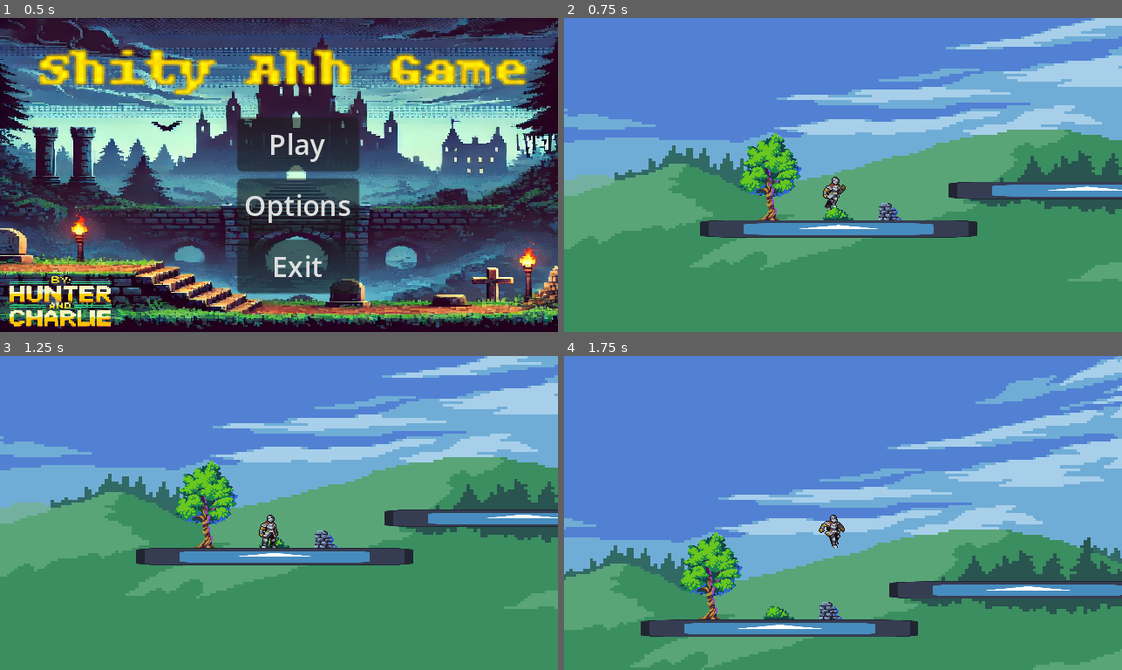
Above: before the commit, frames 1-4 (two rows, left to right).
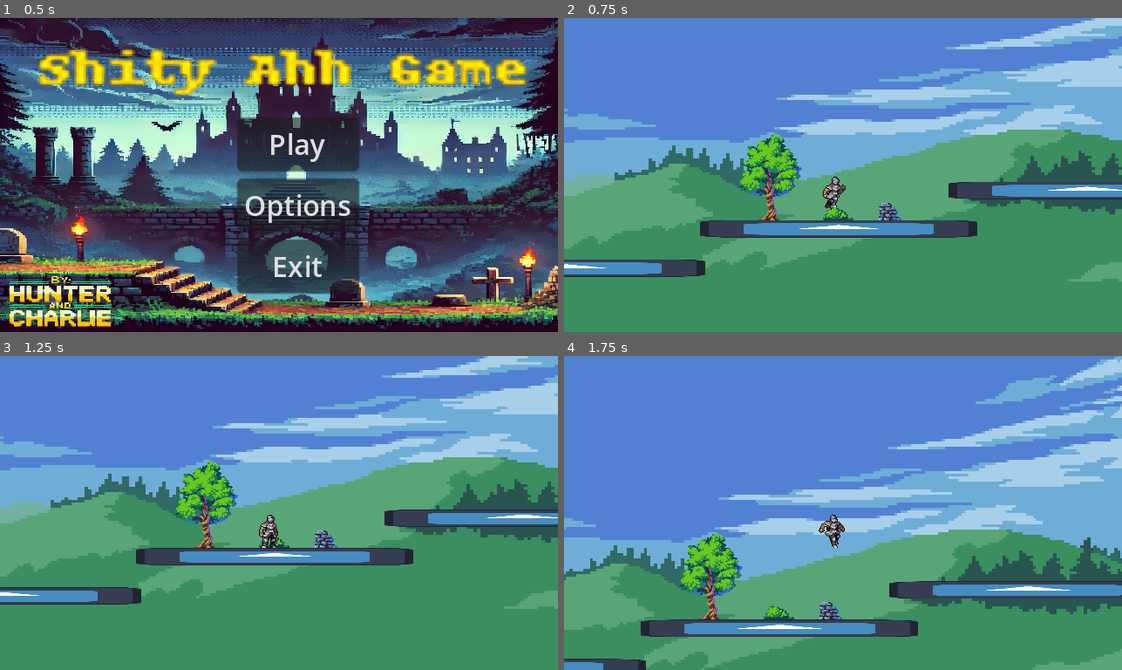
Above: after the commit, the same moments.

Repository: HunterB88/godot-4-platformer
Game: Godot game, scene res://scenes/menu.tscn
Two runs of this game, one before a commit and one after it. Both use one fixed random seed, a clock stepped at 60 frames per second and the inputs below. The engine's default icon, where the game draws it, is replaced by a stand-in: a white triangle on a blue panel in a dark square.
Inputs (mouse positions are in pixels of both pictures, inside the frame that each line leads up to):
- Up to frame 1 (0.5 s): no input
- Up to frame 2 (0.75 s): click "Play" at 0.5 s
- Up to frame 3 (1.25 s): no input
- Up to frame 4 (1.75 s): move the mouse to (965, 497) at 1.27 s; hold D (right) from 1.28 s (still down); click (965, 497) at 1.35 s; tap Space (jump) at 1.52 s

Frame 1 is identical in both runs. In frame 2, 1.4% of the frame differs, in the area x 0-26%, y 76-83%; in frame 3, 1.4%, in the area x 0-26%, y 73-80%; in frame 4, 0.5%.

Commit message:
fixed platforms

Diff:
--- a/scenes/world.tscn
+++ b/scenes/world.tscn
@@ -63,20 +63,6 @@
 scale = Vector2(2.48438, 0.15625)
 texture = ExtResource("1_g3ecf")
 
-[node name="Platform3" type="StaticBody2D" parent="."]
-position = Vector2(886, 448)
-rotation = -2.75238
-
-[node name="CollisionShape2D" type="CollisionShape2D" parent="Platform3"]
-position = Vector2(161, 190)
-shape = SubResource("RectangleShape2D_hbwk6")
-debug_color = Color(0.925514, 4.23551e-05, 0.675944, 0.42)
-
-[node name="Sprite2D" type="Sprite2D" parent="Platform3/CollisionShape2D"]
-position = Vector2(-1.00001, -5.72205e-06)
-scale = Vector2(2.48438, 0.15625)
-texture = ExtResource("1_g3ecf")
-
 [node name="player" parent="." instance=ExtResource("1_n3pon")]
 position = Vector2(160, 108)
 
